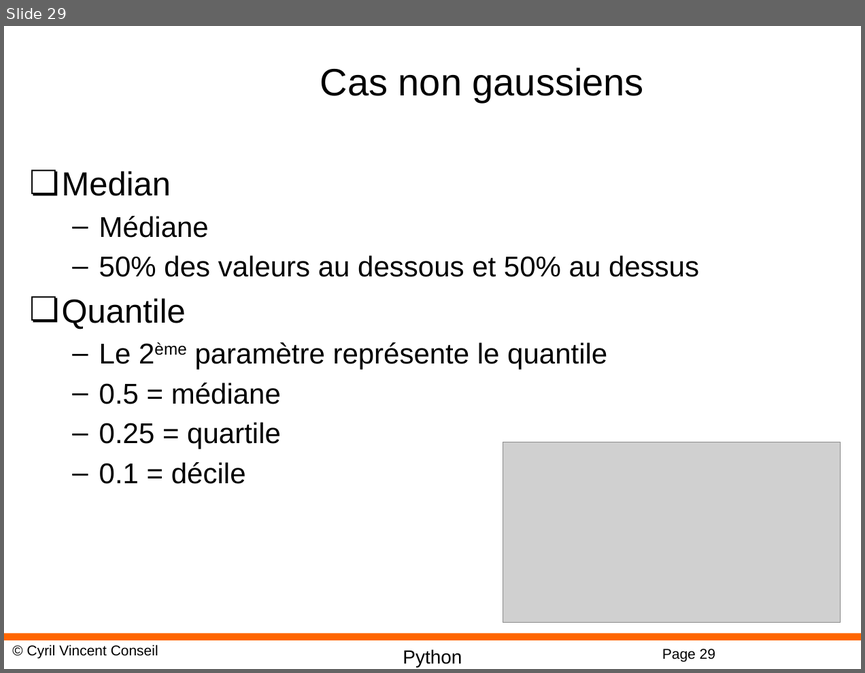
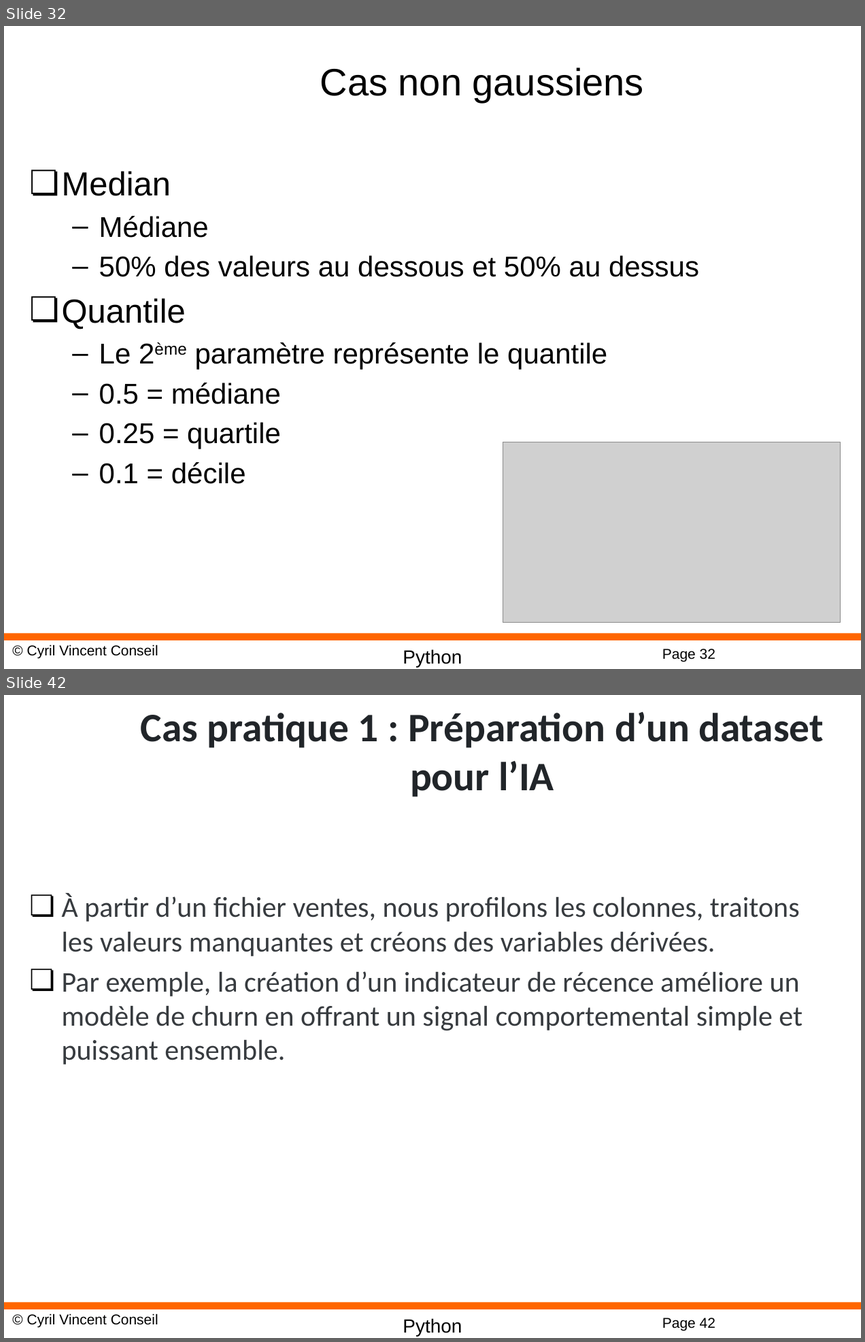
Before and after one commit to cyrilvincent/AI, a slide deck: AI02-DataScience.pptx. Shown one above the other, each under a label of ours: slide 29 before the commit, slides 32 and 42 after it; the slides between them are not shown. The pictures are 865x673 and 865x1342 pixels, drawn with LibreOffice and Linux fonts; fonts in the diff are those of the drawing; grey boxes stand for pictures; background and template pictures are left out. Boxes give left, top, right and bottom in pixels: in the first picture for what was removed or moved away, otherwise in the second. Text is boxed around its words. In the diff, an @@ line names an element or a change of style, - is before the commit and + after.

```diff
--- a/AI02-DataScience.pptx
+++ b/AI02-DataScience.pptx
@@ slide 42 added at [4, 695, 861, 1338], background #FFFFFF; not listed: 4 template elements that a slide beside it also shows @@
@@ title added at [141, 712, 823, 797], 34 pt, text #212529, bold @@
+Cas pratique 1 : Préparation d’un dataset pour l’IA
@@ text added at [62, 894, 802, 1064], 24 pt, text #373B3F @@
+❏ À partir d’un fichier ventes, nous profilons les colonnes, traitons les valeurs manquantes et créons des variables dérivées.
+❏ Par exemple, la création d’un indicateur de récence améliore un modèle de churn en offrant un signal comportemental simple et puissant ensemble.
@@ what was slide 29 is now slide 32 @@
@@ page number at [662, 648, 715, 661]: text changed @@
-Page 29
+Page 32
```
Also in this commit, not shown: 1 slide changed, 15 other slides added, 23 other files.
